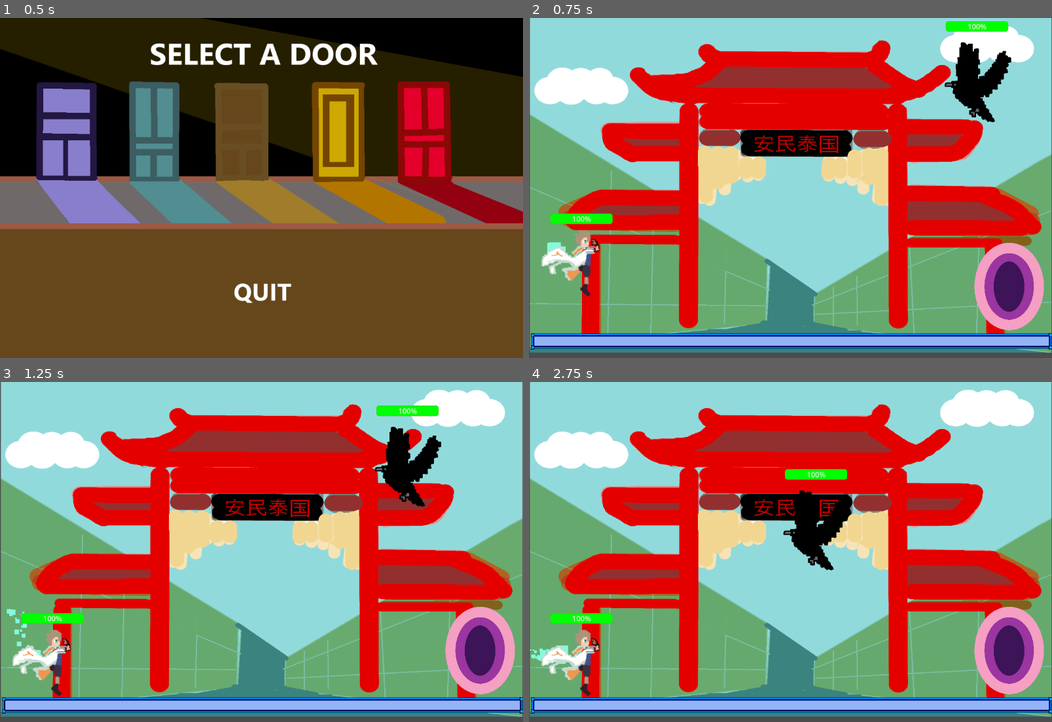
Above: before the commit, frames 1-4 (two rows, left to right).
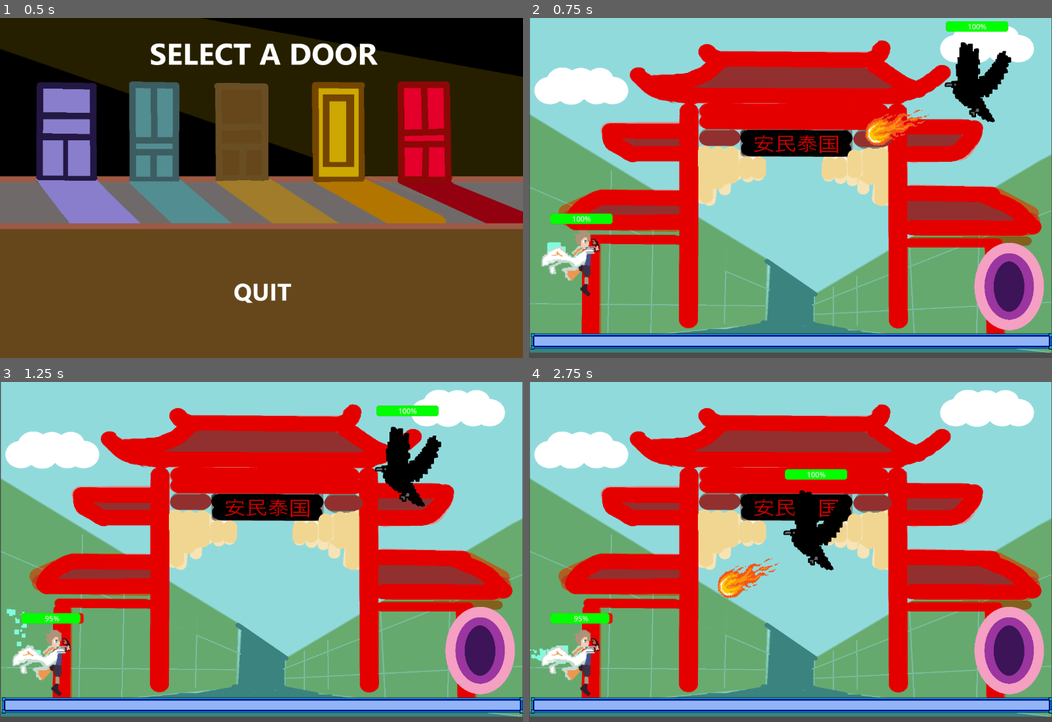
Above: after the commit, the same moments.

Repository: jwang5-dot/12-DT-Project
Game: Godot game, scene res://scene/mainmenu.tscn
Same seed, same stepped clock (60 frames per second), same inputs: the game is played once before the commit and once after it.
Inputs (mouse positions are in pixels of both pictures, inside the frame that each line leads up to):
- Up to frame 1 (0.5 s): no input
- Up to frame 2 (0.75 s): click "PLAY" at 0.5 s
- Up to frame 3 (1.25 s): no input
- Up to frame 4 (2.75 s): tap Enter (ui_accept) at 1.25, 1.52, 2.27 s; move the mouse to (905, 535) at 1.27 s; hold Right (ui_right) from 1.28 s (still down); move the mouse to (685, 569) at 2.02 s

Frame 1 is identical in both runs. In frame 2, 0.6% of the frame differs, in the area x 64-77%, y 26-38%; in frame 3, less than 0.1%; in frame 4, 0.6%, in the area x 8-48%, y 51-72%.

Commit message:
level 2 enemy shooting fix

Diff:
--- a/assessment-game/scene/Enemy.tscn
+++ b/assessment-game/scene/Enemy.tscn
@@ -2,6 +2,7 @@
 
 [ext_resource type="Script" uid="uid://cfx1je1i5qblu" path="res://scripts/enemy.gd" id="1_dregr"]
 [ext_resource type="Texture2D" uid="uid://c0rpsd2d8to4" path="res://images/Enemy.png" id="1_uramm"]
+[ext_resource type="PackedScene" uid="uid://du623gm5mtsx3" path="res://scene/enemy_bullet.tscn" id="2_sja4v"]
 
 [sub_resource type="CapsuleShape2D" id="CapsuleShape2D_dregr"]
 radius = 73.0
@@ -27,11 +28,13 @@
 radius = 74.0
 height = 204.0
 
-[node name="CharacterBody2D" type="CharacterBody2D" unique_id=1653680679 node_paths=PackedStringArray("health_ui", "sprite") groups=["enemy"]]
+[node name="CharacterBody2D" type="CharacterBody2D" unique_id=1653680679 node_paths=PackedStringArray("health_ui", "sprite", "bullet_spawn") groups=["enemy"]]
 rotation = -1.9966567
 script = ExtResource("1_dregr")
 health_ui = NodePath("Node2D/ProgressBar")
 sprite = NodePath("BlackEnemy")
+bullet_scene = ExtResource("2_sja4v")
+bullet_spawn = NodePath("Marker2D")
 
 [node name="CollisionShape2D" type="CollisionShape2D" parent="." unique_id=2045443720]
 position = Vector2(-1.5, -2)
@@ -65,4 +68,6 @@
 position = Vector2(572, 300)
 shape = SubResource("CapsuleShape2D_sja4v")
 
+[node name="Marker2D" type="Marker2D" parent="." unique_id=949953350]
+
 [connection signal="body_entered" from="Area2D" to="." method="_take_damage"]
--- a/assessment-game/scripts/enemy.gd
+++ b/assessment-game/scripts/enemy.gd
@@ -7,6 +7,11 @@
 
 @export var health_ui: ProgressBar
 @export var sprite: Sprite2D
+
+# Shooting
+@export var bullet_scene: PackedScene
+@export var bullet_spawn: Marker2D
+var can_shoot: bool = true
 
 # Called when the node enters the scene tree for the first time.
 func _ready() -> void:
@@ -24,8 +29,13 @@
 		look_at(player.global_position)
 		velocity = Vector2(1, 0).rotated(rotation) * speed
 		move_and_slide()
+
+		if can_shoot:
+			_shoot()
+
 	health_ui.get_parent().rotation = -rotation
 	sprite.global_rotation = 0
+
 
 func take_damage() -> void:
 	if health > 1:
@@ -34,6 +44,27 @@
 	else:
 		queue_free()
 
+
 func _take_damage(body: Node2D) -> void:
 	if body is Player_1:
 		body.take_damage()
+
+
+func _shoot() -> void:
+	print("Enemy shooting")
+
+	if bullet_scene == null or bullet_spawn == null:
+		return
+
+	var bullet = bullet_scene.instantiate()
+	print("Bullet created:", bullet)
+
+	bullet.global_position = bullet_spawn.global_position
+	bullet.rotation = rotation
+
+	get_parent().add_child(bullet)
+
+	can_shoot = false
+
+	await get_tree().create_timer(2.0).timeout
+	can_shoot = true
